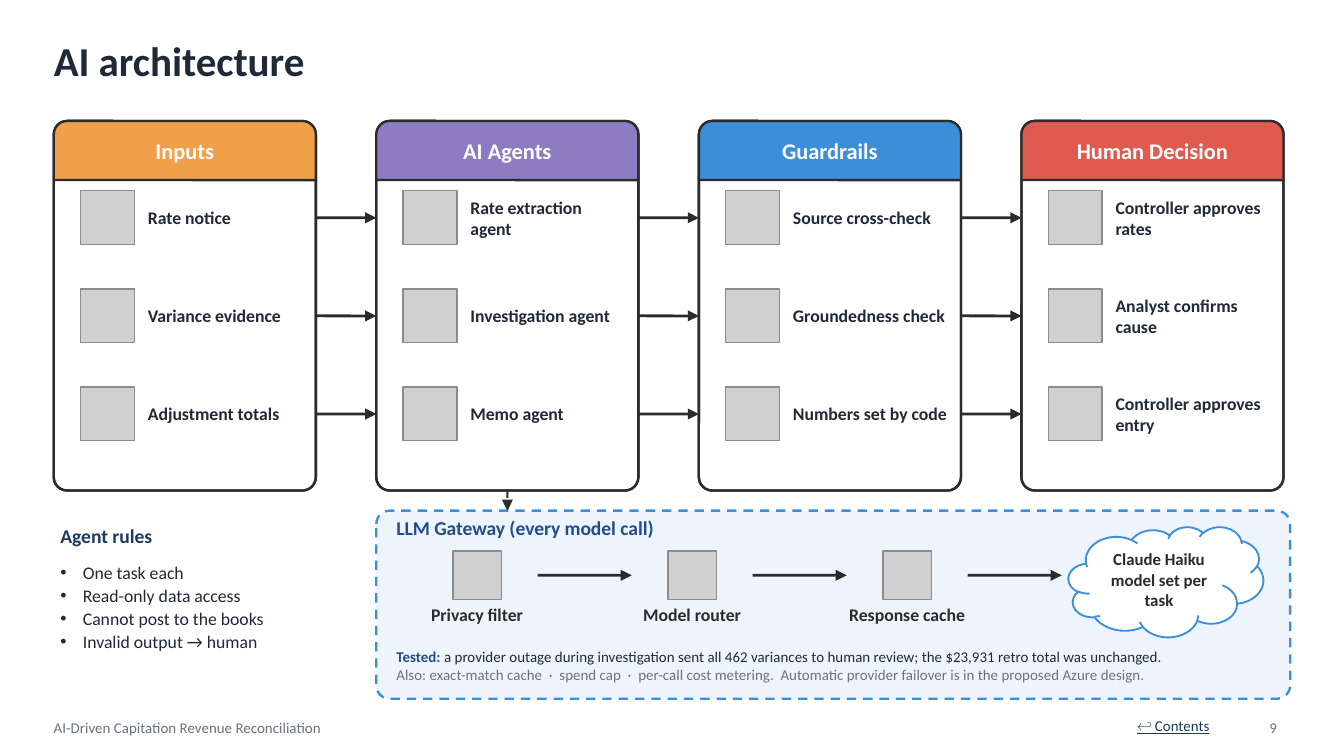
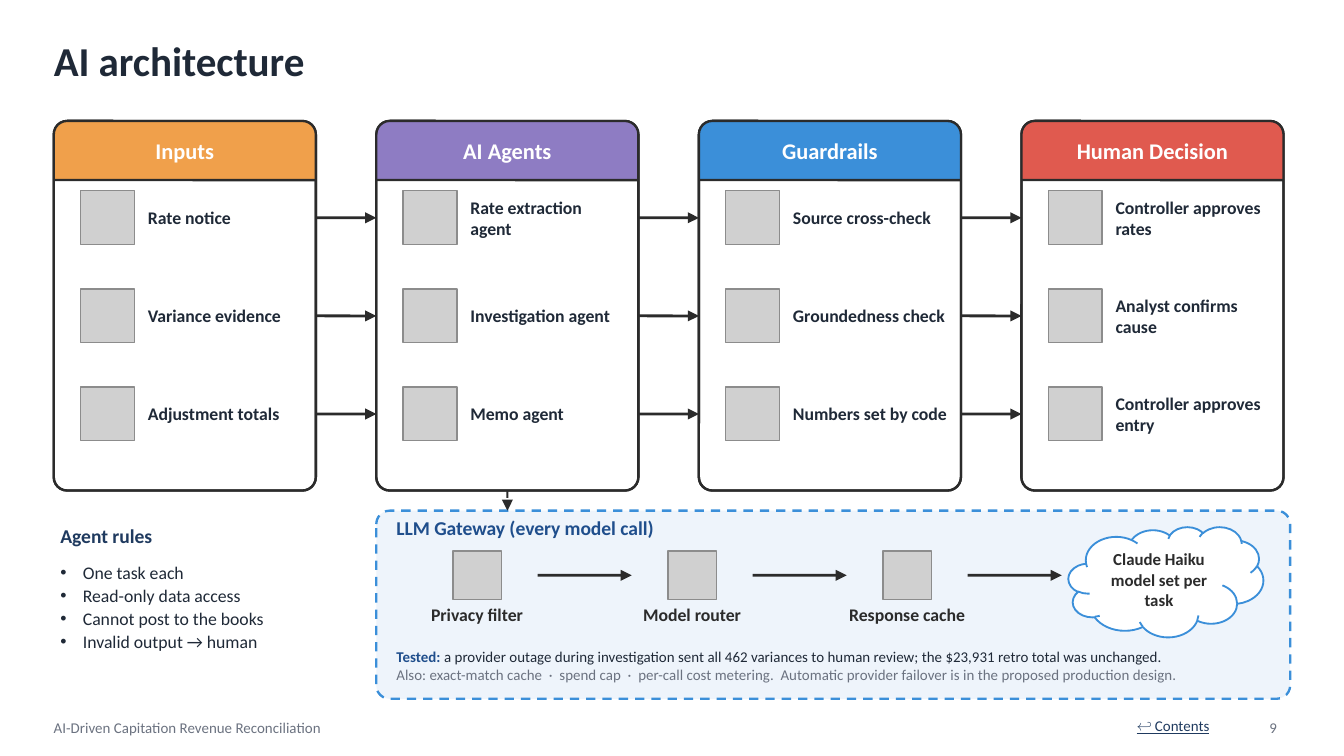
Before and after one commit to SanikaMarathe/capitation-revenue-reconciliation, a slide deck: slide 9 of Capitation_Reconciliation.pptx. Drawn at 1344x756 pixels with LibreOffice and Linux fonts; fonts in the diff are those of the drawing; grey boxes stand for pictures. Boxes give left, top, right and bottom in pixels: in the first picture for what was removed or moved away, otherwise in the second. Text is boxed around its words. In the diff, an @@ line names an element or a change of style, - is before the commit and + after.

```diff
--- a/Capitation_Reconciliation.pptx
+++ b/Capitation_Reconciliation.pptx
@@ text at [396, 669, 1176, 683]: text changed @@
-Also: exact-match cache · spend cap · per-call cost metering. Automatic provider failover is in the proposed Azure design.
+Also: exact-match cache · spend cap · per-call cost metering. Automatic provider failover is in the proposed production design.
```
Also in this commit, not shown: 5 other slides changed.
